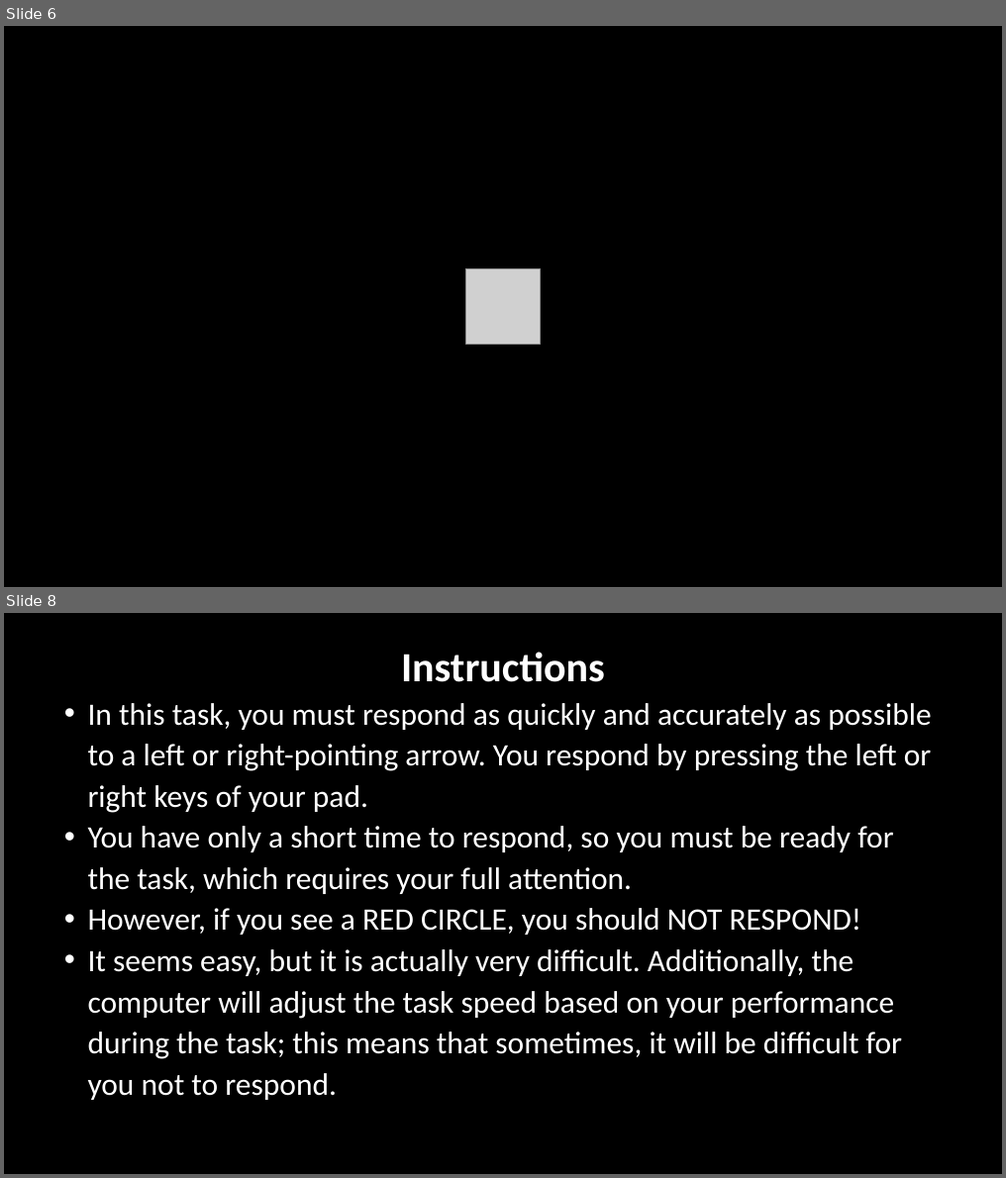
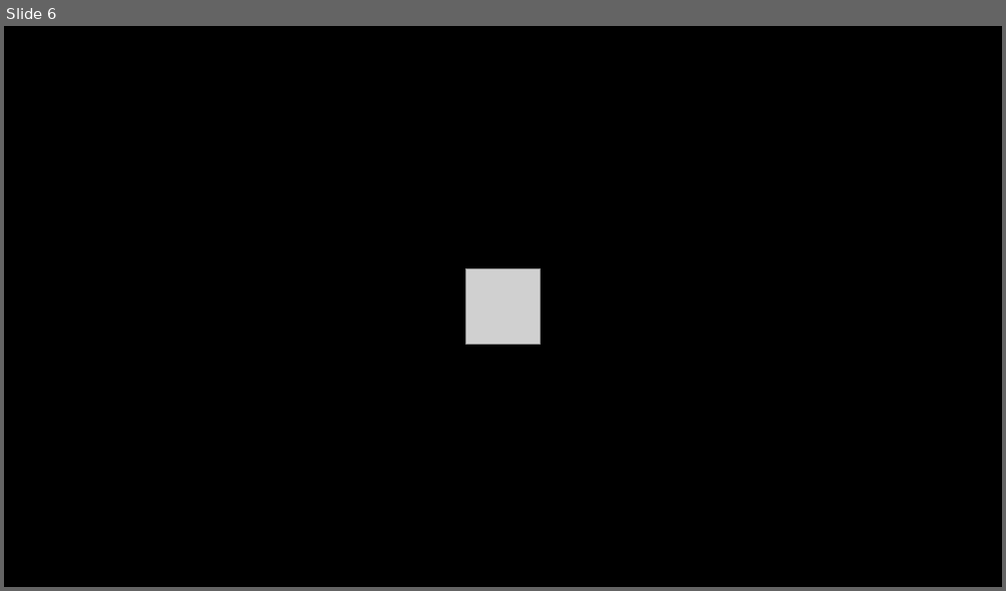
Before and after one commit to LabBench-Society/Protocols, a slide deck: cogni.sst.game/StopSignalGameImages.pptx. Shown one above the other, each under a label of ours: slides 6 and 8 before the commit, slide 6 after it; the slides between them are not shown. The pictures are 1006x1178 and 1006x591 pixels, drawn with LibreOffice and Linux fonts; fonts in the diff are those of the drawing; grey boxes stand for pictures. Boxes give left, top, right and bottom in pixels: in the first picture for what was removed or moved away, otherwise in the second. Text is boxed around its words. In the diff, an @@ line names an element or a change of style, - is before the commit and + after.

```diff
--- a/cogni.sst.game/StopSignalGameImages.pptx
+++ b/cogni.sst.game/StopSignalGameImages.pptx
@@ slide 8 removed at bbox=[4, 613, 1002, 1174], background #000000 @@
@@ text removed at bbox=[88, 652, 932, 1100] @@
-Instructions
-• In this task, you must respond as quickly and accurately as possible to a left or right-pointing arrow. You respond by pressing the left or right keys of your pad.
-• You have only a short time to respond, so you must be ready for the task, which requires your full attention.
-• However, if you see a RED CIRCLE, you should NOT RESPOND!
-• It seems easy, but it is actually very difficult. Additionally, the computer will adjust the task speed based on your performance during the task; this means that sometimes, it will be difficult for you not to respond.
```
Also in this commit, not shown: 1 slide changed.
